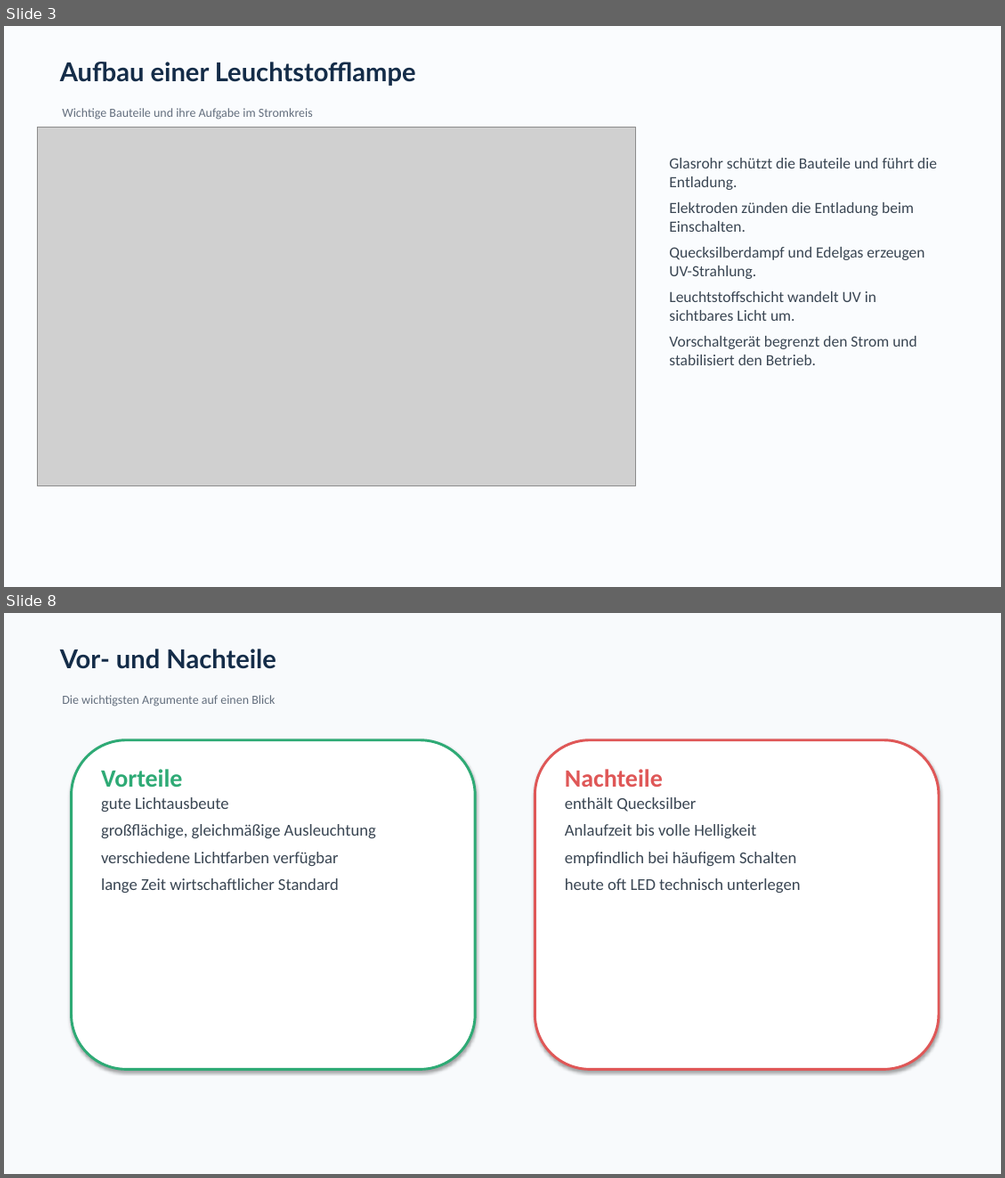
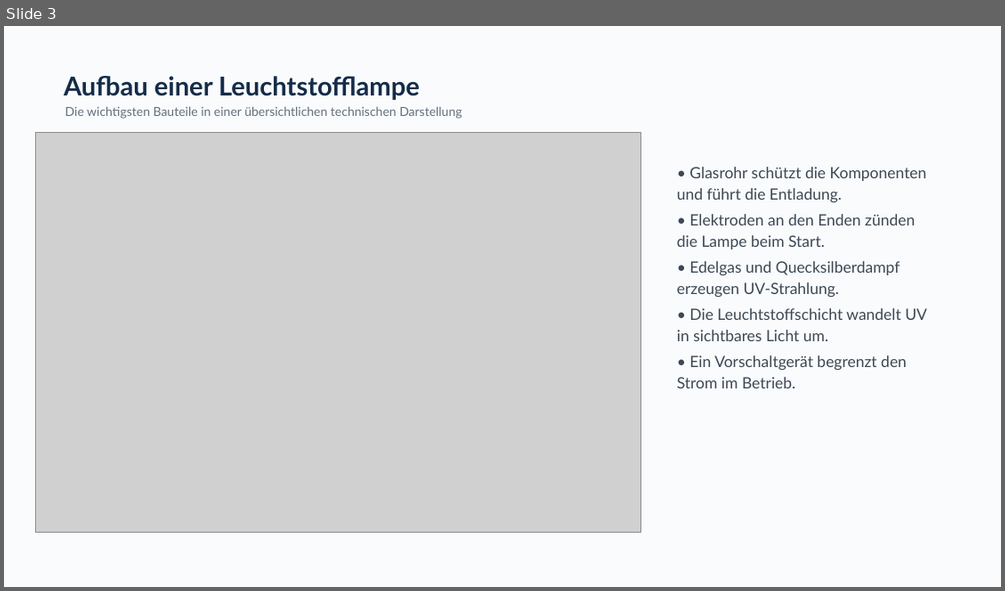
Before and after one commit to tom948899-jpg/Eulen-AGI-v1, a slide deck: Leuchtstofflampen_Praesentation.pptx. Shown one above the other, each under a label of ours: slides 3 and 8 before the commit, slide 3 after it; the slides between them are not shown. The pictures are 1005x1178 and 1005x591 pixels, drawn with LibreOffice and Linux fonts; fonts in the diff are those of the drawing; grey boxes stand for pictures. Boxes give left, top, right and bottom in pixels: in the first picture for what was removed or moved away, otherwise in the second. Text is boxed around its words. In the diff, an @@ line names an element or a change of style, - is before the commit and + after.

```diff
--- a/Leuchtstofflampen_Praesentation.pptx
+++ b/Leuchtstofflampen_Praesentation.pptx
@@ slide 8 removed at [4, 613, 1001, 1174], background #F8FAFC @@
@@ text removed at [60, 649, 276, 669] @@
-Vor- und Nachteile
@@ text removed at [62, 695, 275, 706] @@
-Die wichtigsten Argumente auf einen Blick
@@ rounded rectangle removed at [72, 740, 475, 1070] @@
@@ rounded rectangle removed at [535, 740, 938, 1070] @@
@@ text removed at [101, 769, 376, 892] @@
-Vorteile
-gute Lichtausbeute
-großflächige, gleichmäßige Ausleuchtung
-verschiedene Lichtfarben verfügbar
-lange Zeit wirtschaftlicher Standard
@@ text removed at [565, 769, 800, 892] @@
-Nachteile
-enthält Quecksilber
-Anlaufzeit bis volle Helligkeit
-empfindlich bei häufigem Schalten
-heute oft LED technisch unterlegen
@@ slide 3 changed as well @@
@@ background #FAFCFE to #F9FBFD @@
@@ text "Aufbau einer Leuchtstofflampe": place and size @@
-text "Aufbau einer Leuchtstofflampe" at [60, 62, 416, 86]
+text "Aufbau einer Leuchtstofflampe" at [64, 76, 420, 100]
@@ text "Aufbau einer Leuchtstofflampe" at [64, 76, 420, 100]: line spacing 1 to 1.2 @@
@@ picture: place and size @@
-picture at [38, 127, 636, 486]
+picture at [35, 132, 641, 532]
@@ text at [65, 106, 461, 119]: text changed; font Calibri to Lato; text colour #646F7E to #63707C @@
-Wichtige Bauteile und ihre Aufgabe im Stromkreis
+Die wichtigsten Bauteile in einer übersichtlichen technischen Darstellung
@@ text at [677, 167, 927, 388]: text changed; font Calibri to Lato; text colour #3A4653 to #3C4854 @@
-Glasrohr schützt die Bauteile und führt die Entladung.
-Elektroden zünden die Entladung beim Einschalten.
-Quecksilberdampf und Edelgas erzeugen UV-Strahlung.
-Leuchtstoffschicht wandelt UV in sichtbares Licht um.
-Vorschaltgerät begrenzt den Strom und stabilisiert den Betrieb.
+• Glasrohr schützt die Komponenten und führt die Entladung.
+• Elektroden an den Enden zünden die Lampe beim Start.
+• Edelgas und Quecksilberdampf erzeugen UV-Strahlung.
+• Die Leuchtstoffschicht wandelt UV in sichtbares Licht um.
+• Ein Vorschaltgerät begrenzt den Strom im Betrieb.
```
Also in this commit, not shown: 1 other slide changed, 8 slides added, 7 other slides removed.
